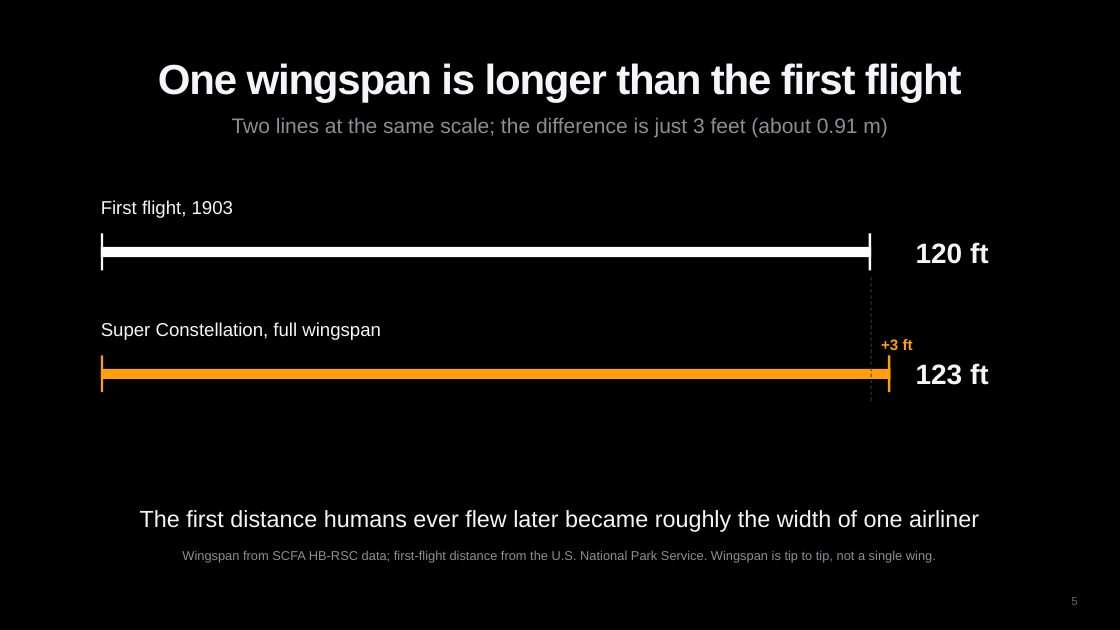
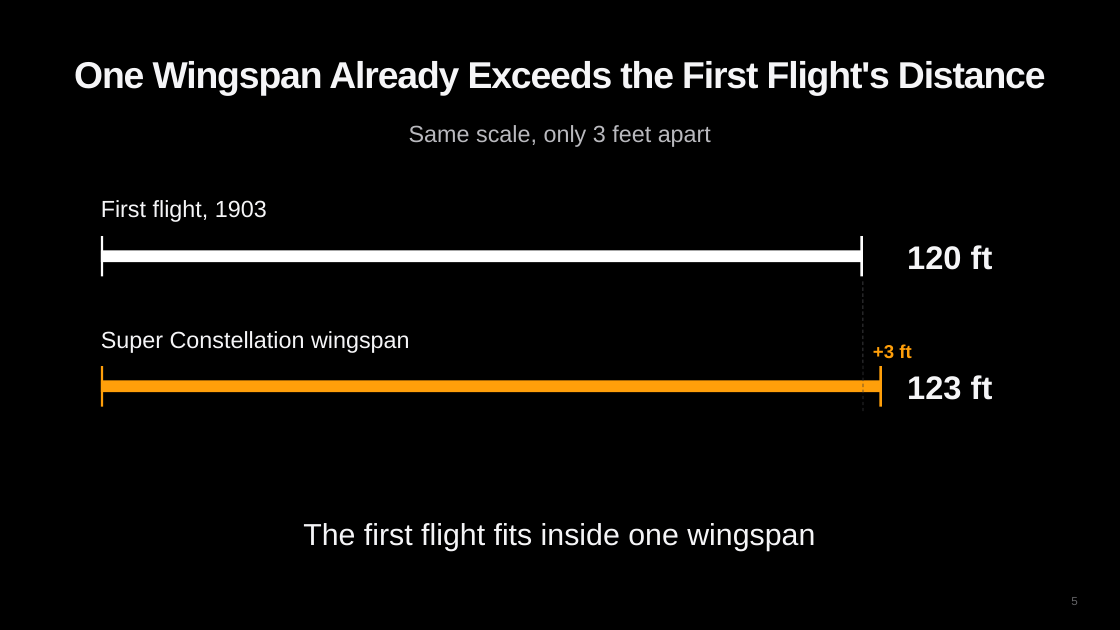
Before and after one commit to diuneilomochaufahai/claude, a slide deck: slide 5 of Constellation_Visual_Pitch_EN.pptx. Drawn at 1120x630 pixels with LibreOffice and Linux fonts; fonts in the diff are those of the drawing. Boxes give left, top, right and bottom in pixels: in the first picture for what was removed or moved away, otherwise in the second. Text is boxed around its words. In the diff, an @@ line names an element or a change of style, - is before the commit and + after.

```diff
--- a/Constellation_Visual_Pitch_EN.pptx
+++ b/Constellation_Visual_Pitch_EN.pptx
@@ title at <box>74,61,1046,95</box>: text changed; size 36 to 32 pt @@
-One wingspan is longer than the first flight
+One Wingspan Already Exceeds the First Flight's Distance
@@ text at <box>409,125,711,147</box>: text changed; size 18 to 20 pt; text colour #8E8E93 to #B9B9BE @@
-Two lines at the same scale; the difference is just 3 feet (about 0.91 m)
+Same scale, only 3 feet apart
@@ text "First flight, 1903" at <box>101,200,267,222</box>: size 16 to 20 pt @@
@@ rectangle: place and size @@
-rectangle at <box>869,234,871,271</box>
+rectangle at <box>101,236,103,276</box>
@@ rectangle: place and size @@
-rectangle at <box>101,234,103,271</box>
+rectangle at <box>860,236,863,276</box>
@@ text "120 ft": place and size @@
-text "120 ft" at <box>916,242,989,264</box>
+text "120 ft" at <box>907,245,993,270</box>
@@ text "120 ft" at <box>907,245,993,270</box>: size 24 to 28 pt @@
@@ rectangle: place and size @@
-rectangle at <box>101,247,871,257</box>
+rectangle at <box>101,250,863,262</box>
@@ line moved from (871, 277) - (871, 403) to (863, 281) - (863, 412) @@
@@ text at <box>101,331,410,353</box>: text changed; size 16 to 20 pt @@
-Super Constellation, full wingspan
+Super Constellation wingspan
@@ text "+3 ft": place and size @@
-text "+3 ft" at <box>881,339,913,350</box>
+text "+3 ft" at <box>873,344,911,359</box>
@@ text "+3 ft" at <box>873,344,911,359</box>: size 13 to 16 pt @@
@@ text "123 ft" at <box>907,375,993,400</box>: size 24 to 28 pt @@
@@ text "123 ft": place and size @@
-text "123 ft" at <box>916,363,989,385</box>
+text "123 ft" at <box>907,375,993,400</box>
@@ rectangle: place and size @@
-rectangle at <box>888,355,891,392</box>
+rectangle at <box>101,366,103,407</box>
@@ rectangle: place and size @@
-rectangle at <box>101,369,891,379</box>
+rectangle at <box>101,381,882,392</box>
@@ rectangle: place and size @@
-rectangle at <box>101,355,103,392</box>
+rectangle at <box>880,366,882,407</box>
@@ text at <box>303,523,815,551</box>: text changed; size 20 to 26 pt @@
-The first distance humans ever flew later became roughly the width of one airliner
+The first flight fits inside one wingspan
@@ text removed at <box>182,550,936,563</box> @@
-Wingspan from SCFA HB-RSC data; first-flight distance from the U.S. National Park Service. Wingspan is tip to tip, not a single wing.
```
Also in this commit, not shown: 17 other slides changed, 1 other file.
